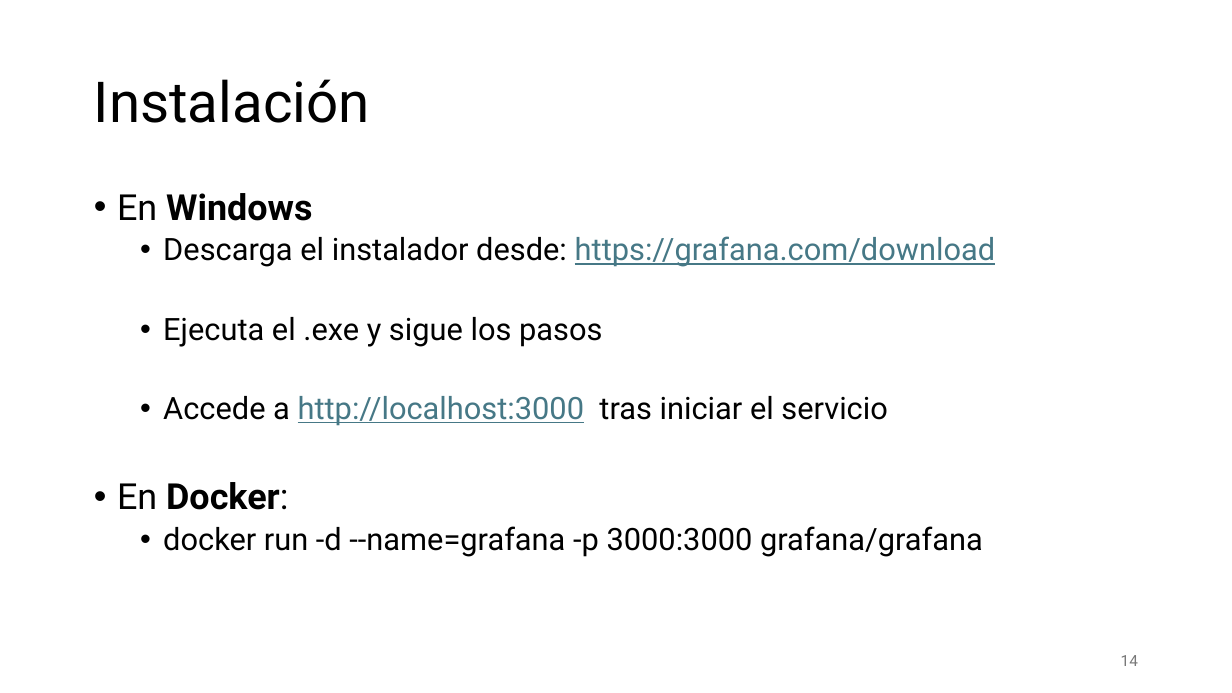
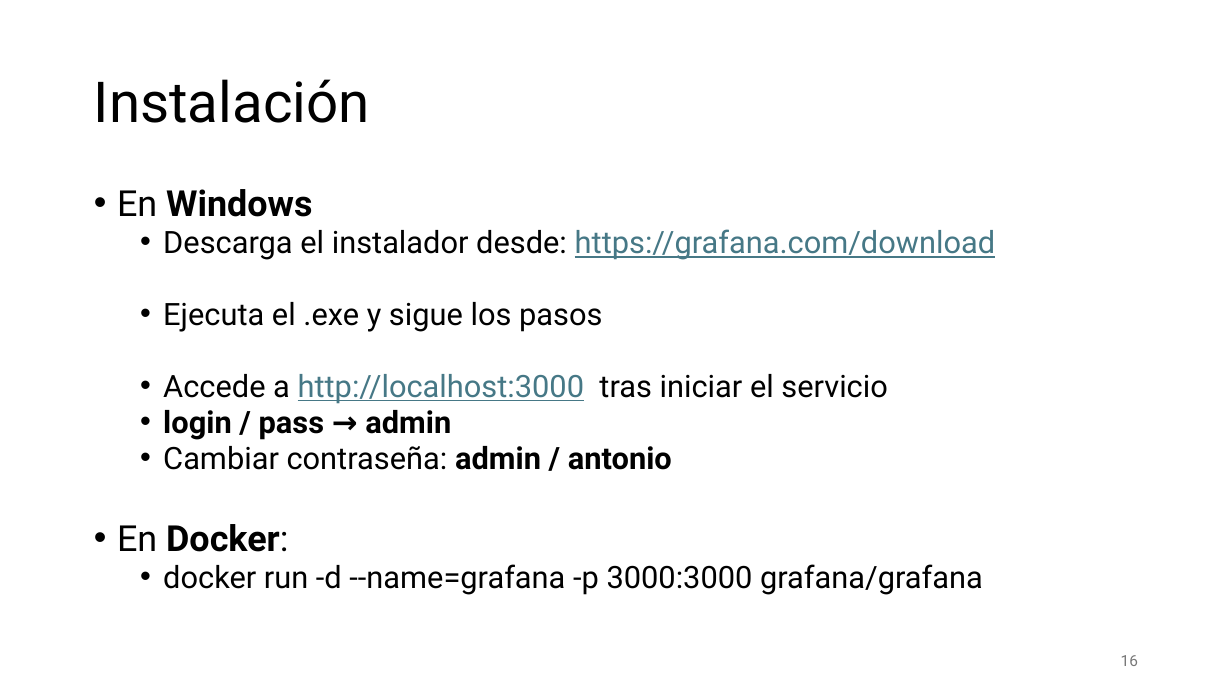
Before and after one commit to aldebarran22/CURSO_CPP_SERVICIOS_30H, a slide deck: slide 16 of doc/8_Monitorizacion_logging_microservicios.pptx (slide 14 before the commit). Drawn at 1232x693 pixels with LibreOffice and Linux fonts; fonts in the diff are those of the drawing. Boxes give left, top, right and bottom in pixels: in the first picture for what was removed or moved away, otherwise in the second. Text is boxed around its words. In the diff, an @@ line names an element or a change of style, - is before the commit and + after.

```diff
--- a/doc/8_Monitorizacion_logging_microservicios.pptx
+++ b/doc/8_Monitorizacion_logging_microservicios.pptx
@@ text at (x1=117, y1=189, x2=995, y2=595): line spacing 0.9 to 0.8 @@
@@ text at (x1=163, y1=410, x2=672, y2=470): paragraphs added @@
+  • login / pass → admin
+  • Cambiar contraseña: admin / antonio
@@ page number at (x1=1121, y1=655, x2=1138, y2=666): text changed @@
-14
+16
```
Also in this commit, not shown: 4 other slides changed, 16 slides added, 1 slide removed, 3 other files.
